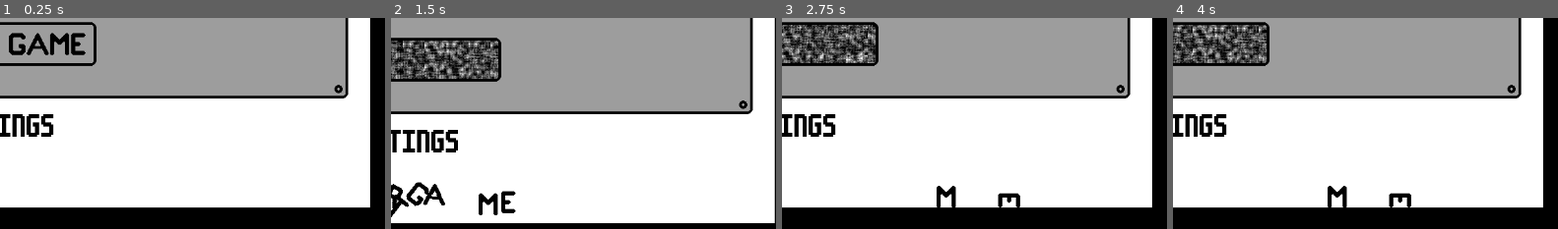
Above: before the commit, frames 1-4 (left to right).
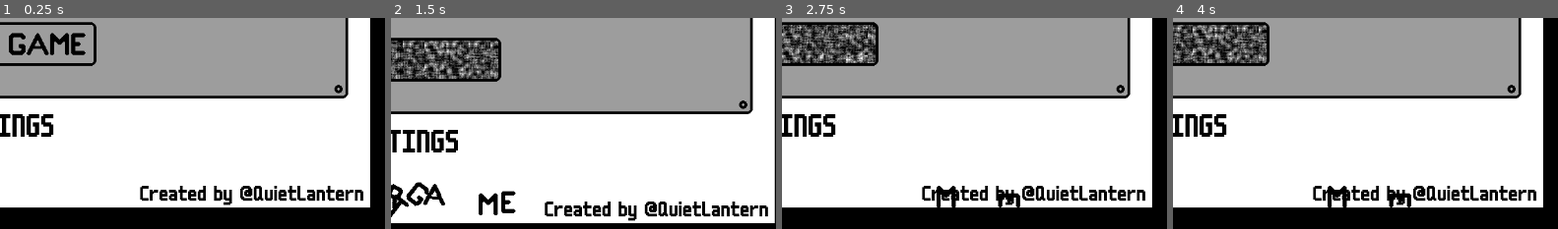
Above: after the commit, the same moments.

Repository: conor-wilson/secret-sapphire
Game: Godot game, scene res://scenes/main.tscn
The game is run twice, just before and just after one commit, with the same random seed, the same clock (stepped at 60 frames per second) and the same inputs.
Inputs (mouse positions are % of the whole screen's width and height, from its top left):
- Up to frame 1 (0.25 s): no input
- Up to frame 2 (1.5 s): tap Enter at 0.5 s; move the mouse to (49, 56) at 0.52 s; click (49, 56) at 0.6 s; move the mouse to (29, 54) at 1.27 s; click (29, 54) at 1.35 s
- Up to frame 3 (2.75 s): move the mouse to (59, 26) at 2.02 s; click (59, 26) at 2.1 s
- Up to frame 4 (4 s): move the mouse to (44, 70) at 2.77 s; click (44, 70) at 2.85 s; move the mouse to (80, 65) at 3.52 s; click (80, 65) at 3.6 s
The pictures show only the part of the screen within x 49-99%, y 50-100%; the shares and areas given below are measured in that part.

The runs differ from the first frame. In frame 1, 2.4% of the frame differs, in the area x 36-95%, y 79-89%; in frame 2, 2.4%; in frame 3, 2.2%; in frame 4, 2.2%.

Commit message:
Added creator credit

Diff:
--- a/let-me-play/scenes/main_menu.tscn
+++ b/let-me-play/scenes/main_menu.tscn
@@ -108,6 +108,16 @@
 rotation = -0.0150613
 letter_type = 6
 
+[node name="Credit" type="Label" parent="."]
+offset_left = 784.0
+offset_top = 576.0
+offset_right = 1112.0
+offset_bottom = 604.0
+theme = ExtResource("6_43f6x")
+theme_override_colors/font_color = Color(0, 0, 0, 1)
+theme_override_font_sizes/font_size = 32
+text = "Created by @QuietLantern"
+
 [connection signal="click" from="StartButton" to="." method="_on_start_button_click"]
 [connection signal="collision" from="StartButton" to="." method="_on_start_button_collision"]
 [connection signal="pressed" from="SettingsButton" to="." method="_on_settings_button_pressed"]
--- a/let-me-play/scenes/settings_menu.tscn
+++ b/let-me-play/scenes/settings_menu.tscn
@@ -106,6 +106,16 @@
 placeholder_text = "<password>"
 alignment = 1
 
+[node name="Credit" type="Label" parent="."]
+offset_left = 784.0
+offset_top = 576.0
+offset_right = 1112.0
+offset_bottom = 604.0
+theme = ExtResource("4_558x5")
+theme_override_colors/font_color = Color(0, 0, 0, 1)
+theme_override_font_sizes/font_size = 32
+text = "Created by @QuietLantern"
+
 [connection signal="pressed" from="Button" to="." method="_on_button_pressed"]
 [connection signal="pressed" from="SecretSettingsButton" to="." method="_on_secret_settings_button_pressed"]
 [connection signal="text_submitted" from="UsernameBox" to="." method="_on_username_box_text_submitted"]
